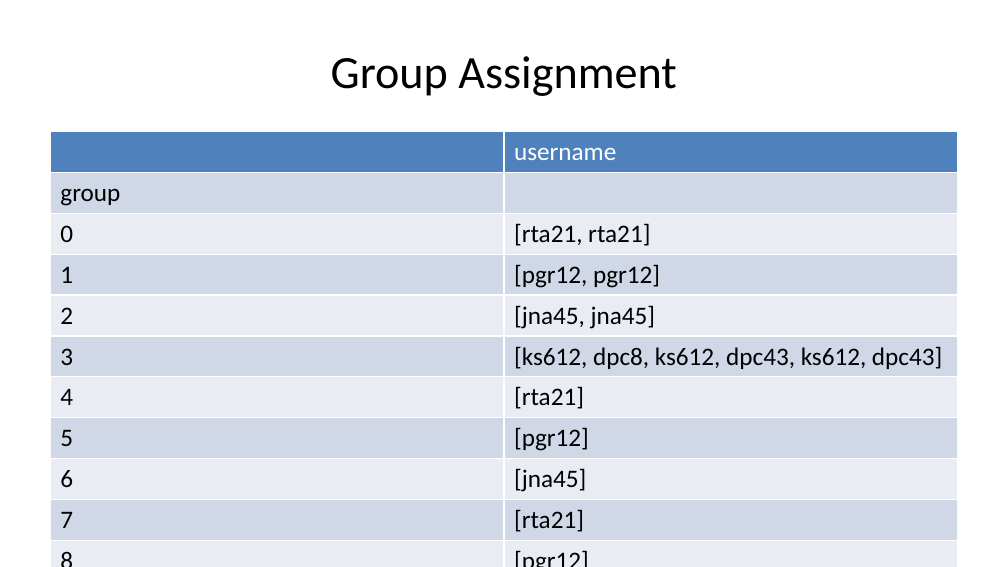
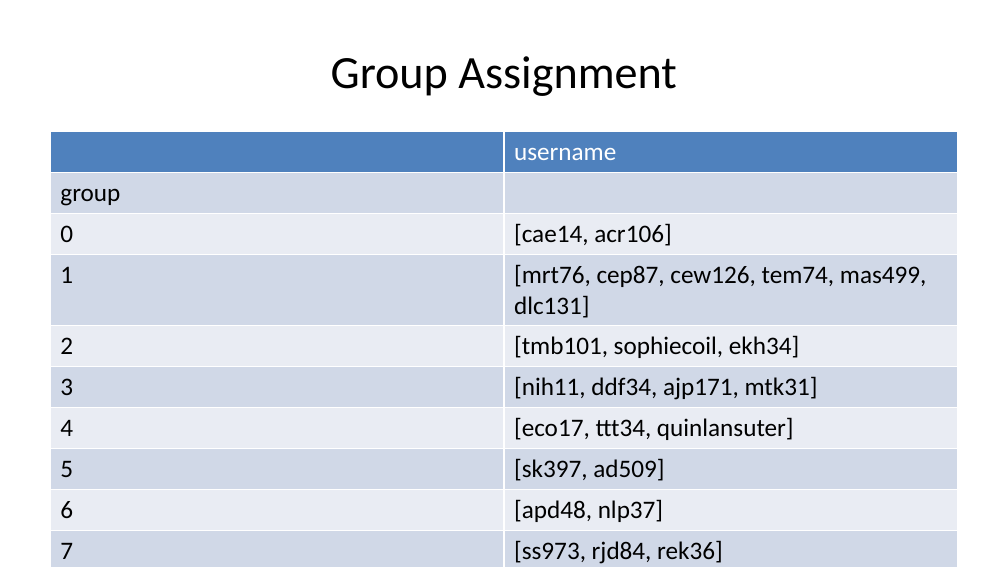
Before and after one commit to deancallahan25/Data322MiniProject, a slide deck: slide 11 of presentation.pptx. Drawn at 1008x567 pixels with LibreOffice and Linux fonts; fonts in the diff are those of the drawing. Boxes give left, top, right and bottom in pixels: in the first picture for what was removed or moved away, otherwise in the second. Text is boxed around its words. In the diff, an @@ line names an element or a change of style, - is before the commit and + after.

```diff
--- a/presentation.pptx
+++ b/presentation.pptx
@@ table at (x1=50, y1=132, x2=958, y2=567) @@
-row 3: 0 | [rta21, rta21]
-row 4: 1 | [pgr12, pgr12]
-row 5: 2 | [jna45, jna45]
-row 6: 3 | [ks612, dpc8, ks612, dpc43, ks612, dpc43]
-row 7: 4 | [rta21]
-row 8: 5 | [pgr12]
-row 9: 6 | [jna45]
-row 10: 7 | [rta21]
-row 11: 8 | [pgr12]
-row 12: 9 | [jna45]
-row 13: 10 | [ks612]
-row 14: 11 | [dpc43]
+row 3: 0 | [cae14, acr106]
+row 4: 1 | [mrt76, cep87, cew126, tem74, mas499, dlc131]
+row 5: 2 | [tmb101, sophiecoil, ekh34]
+row 6: 3 | [nih11, ddf34, ajp171, mtk31]
+row 7: 4 | [eco17, ttt34, quinlansuter]
+row 8: 5 | [sk397, ad509]
+row 9: 6 | [apd48, nlp37]
+row 10: 7 | [ss973, rjd84, rek36]
+row 11: 8 | [hjm56]
+row 12: 9 | [jp680, bga28, kf207]
+row 13: 10 | [rmm190, het21, hs221]
+row 14: 11 | [aeb176]
+row 15: 12 | [lp265, ljw71, arr152]
+row 16: 13 | [ahg30, agj20]
+row 17: 14 | [rac226]
```
Also in this commit, not shown: 1 other file.
